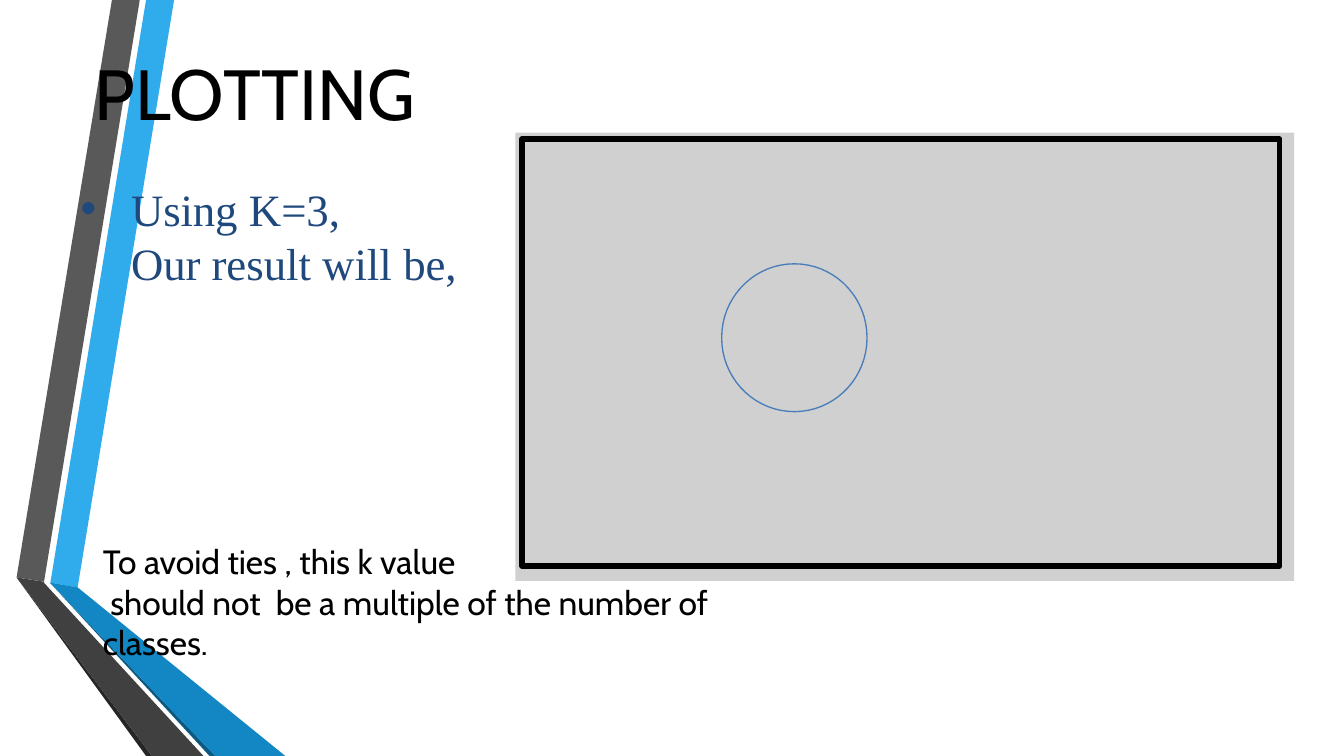
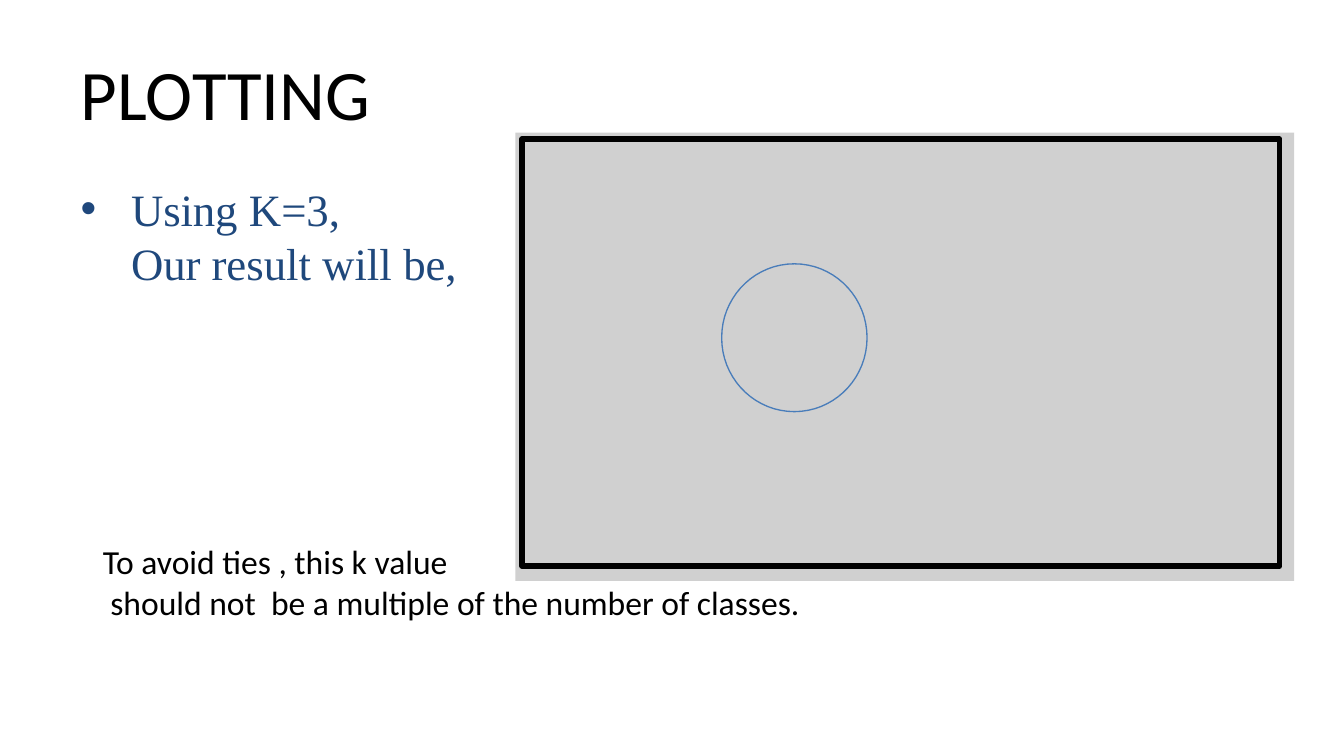
Before and after one commit to sanghmitras/knn_character_recognition, a slide deck: slide 15 of knn ppt.pptx. Drawn at 1344x756 pixels with LibreOffice and Linux fonts; fonts in the diff are those of the drawing; grey boxes stand for pictures; background and template pictures are left out. Boxes give left, top, right and bottom in pixels: in the first picture for what was removed or moved away, otherwise in the second. Text is boxed around its words. In the diff, an @@ line names an element or a change of style, - is before the commit and + after.

```diff
--- a/knn ppt.pptx
+++ b/knn ppt.pptx
@@ title "PLOTTING" at (81, 74, 371, 121): font Cabin to Calibri; alignment centre to left @@
@@ text "To avoid ties , this ..." at (103, 550, 800, 621): font Cabin to Calibri @@
@@ group removed at (16, 0, 286, 756): 6 freeform shapes @@
```
Also in this commit, not shown: 20 other slides changed, 1 slide added, 1 slide removed.
